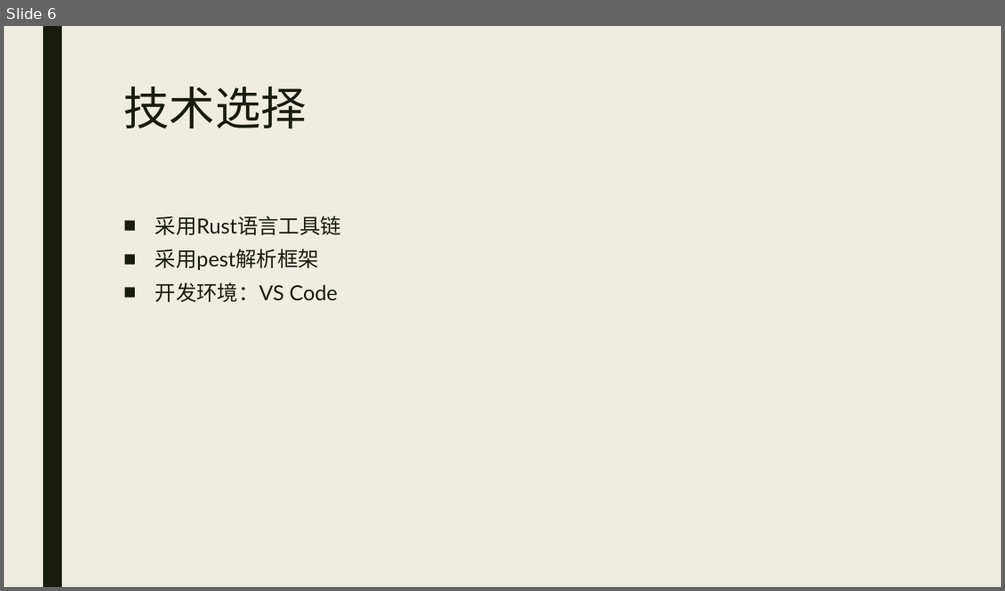
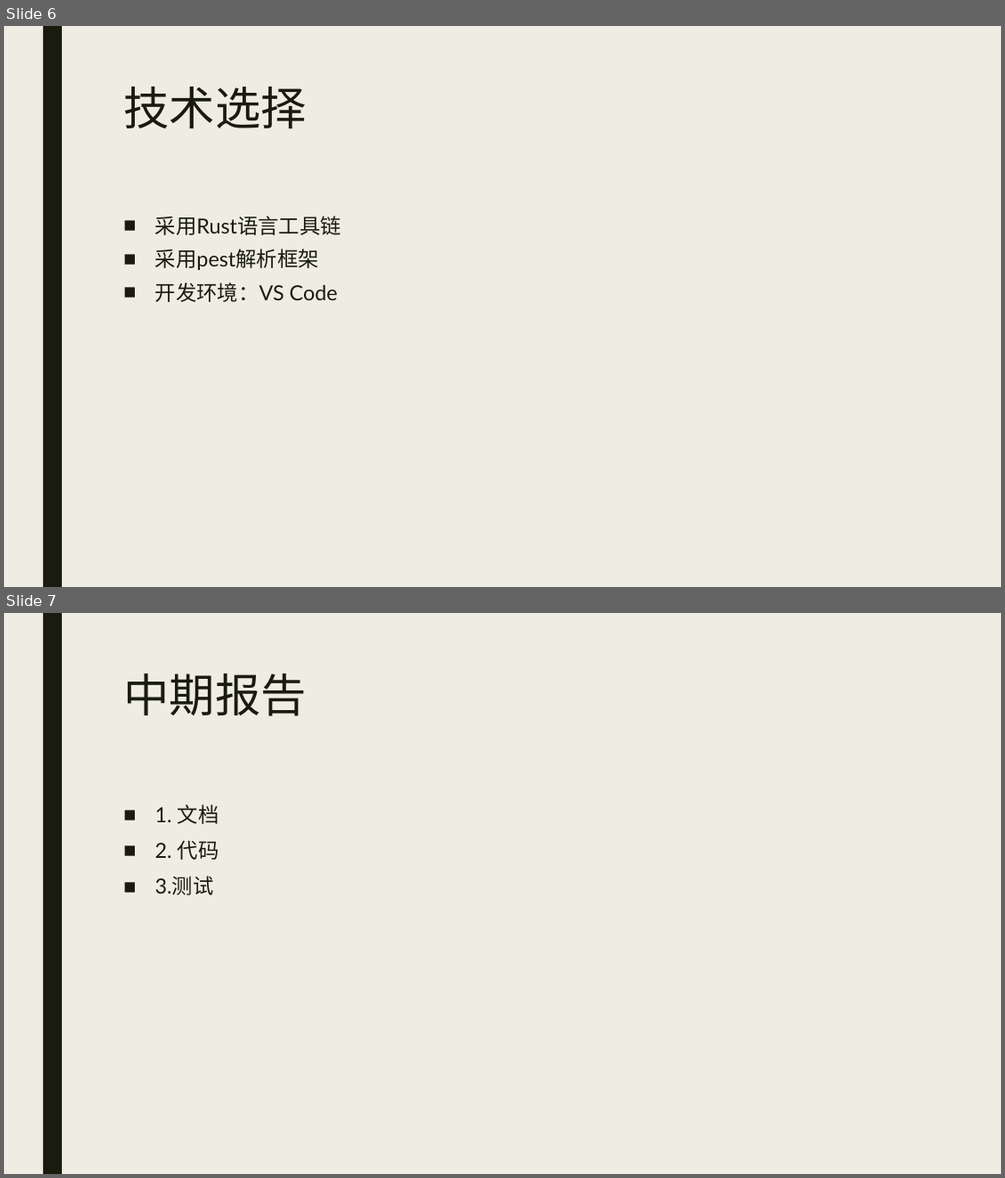
Before and after one commit to eq99/markx, a slide deck: doc/Markx.pptx. Shown one above the other, each under a label of ours: slide 6 before the commit, slides 6 and 7 after it. The pictures are 1005x591 and 1005x1178 pixels, drawn with LibreOffice and Linux fonts; fonts in the diff are those of the drawing. Boxes give left, top, right and bottom in pixels: in the first picture for what was removed or moved away, otherwise in the second. Text is boxed around its words. In the diff, an @@ line names an element or a change of style, - is before the commit and + after.

Commit message:
fix ppt

```diff
--- a/doc/Markx.pptx
+++ b/doc/Markx.pptx
@@ slide 7 added at box(4, 613, 1001, 1174), background #EFEDE3; not listed: 1 template element that a slide beside it also shows @@
@@ title added at box(123, 674, 306, 716), 44 pt, text #191B0E @@
+中期报告
@@ text added at box(155, 804, 219, 895), 20 pt, text #191B0E @@
+■ 1. 文档
+■ 2. 代码
+■ 3.测试
```
